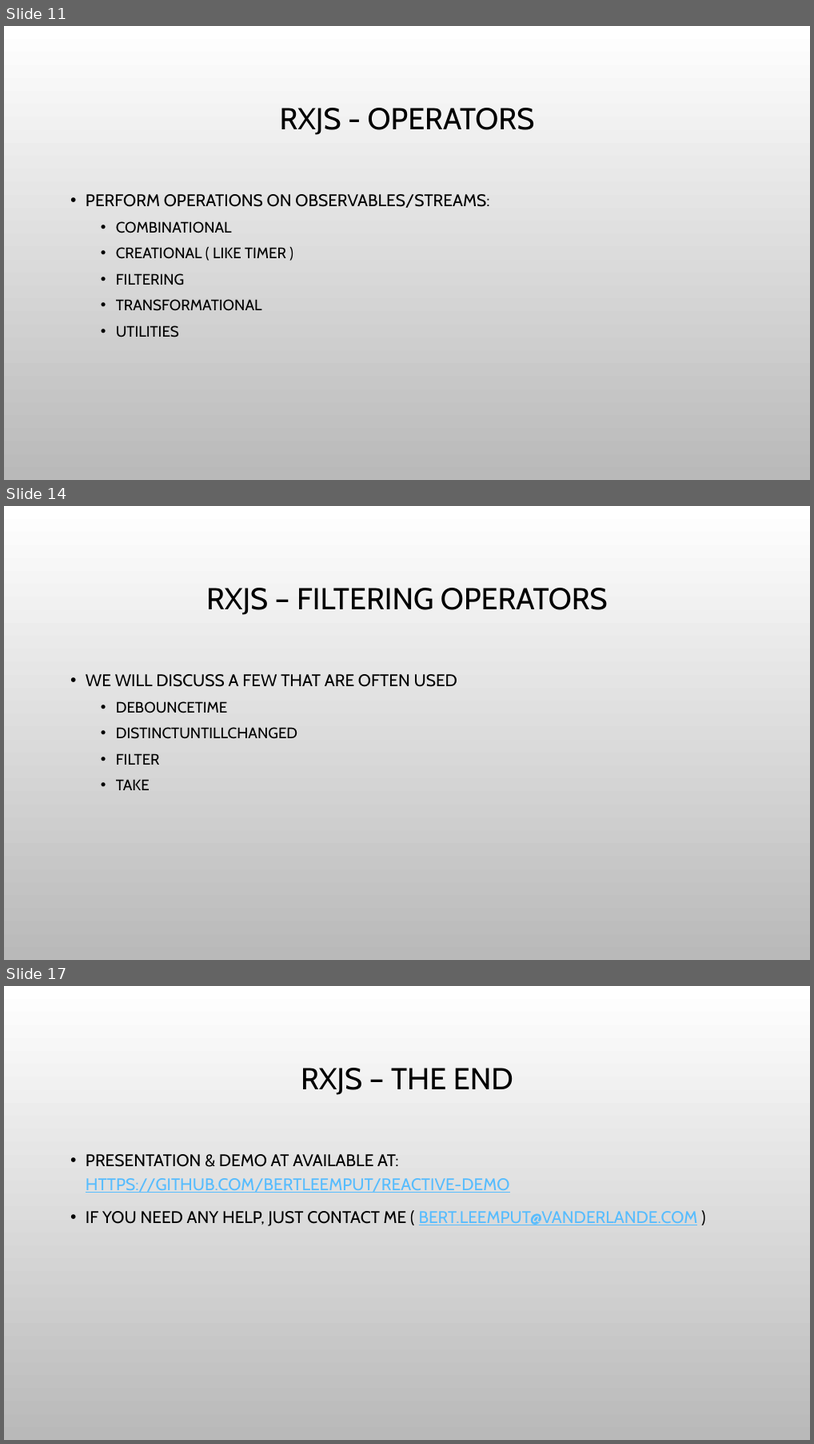
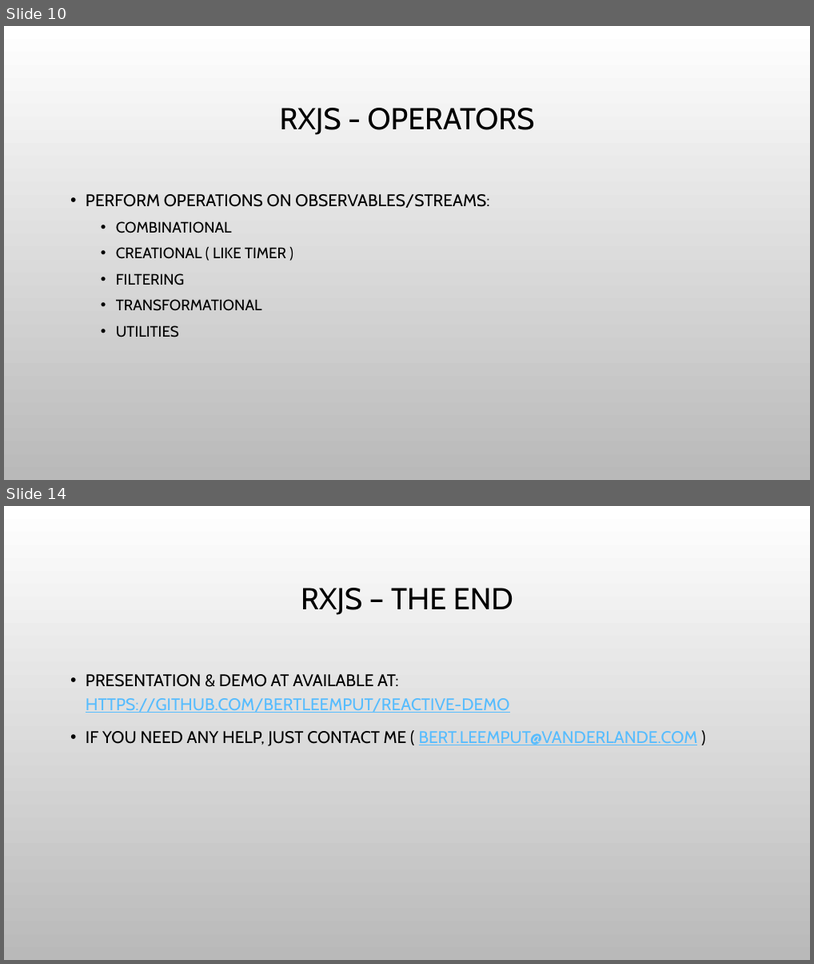
Before and after one commit to bertleemput/reactive-demo, a slide deck: Reactive Programming.pptx. Shown one above the other, each under a label of ours: slides 11, 14 and 17 before the commit, slides 10 and 14 after it; the slides between them are not shown. The pictures are 814x1444 and 814x964 pixels, drawn with LibreOffice and Linux fonts; fonts in the diff are those of the drawing; background and template pictures are left out. Boxes give left, top, right and bottom in pixels: in the first picture for what was removed or moved away, otherwise in the second. Text is boxed around its words. In the diff, an @@ line names an element or a change of style, - is before the commit and + after.

```diff
--- a/Reactive Programming.pptx
+++ b/Reactive Programming.pptx
@@ slide 14 removed at (x1=4, y1=506, x2=810, y2=960), background picture (left out) @@
@@ title removed at (x1=206, y1=588, x2=608, y2=615) @@
-RXJS – FILTERING OPERATORS
@@ text removed at (x1=86, y1=674, x2=458, y2=790) @@
-• WE WILL DISCUSS A FEW THAT ARE OFTEN USED
-  • DEBOUNCETIME
-  • DISTINCTUNTILLCHANGED
-  • FILTER
-  • TAKE
@@ what was slide 11 is now slide 10 @@
@@ what was slide 17 is now slide 14 @@
```
Also in this commit, not shown: 5 slides changed, 1 slide added, 3 other slides removed, 3 other files.
